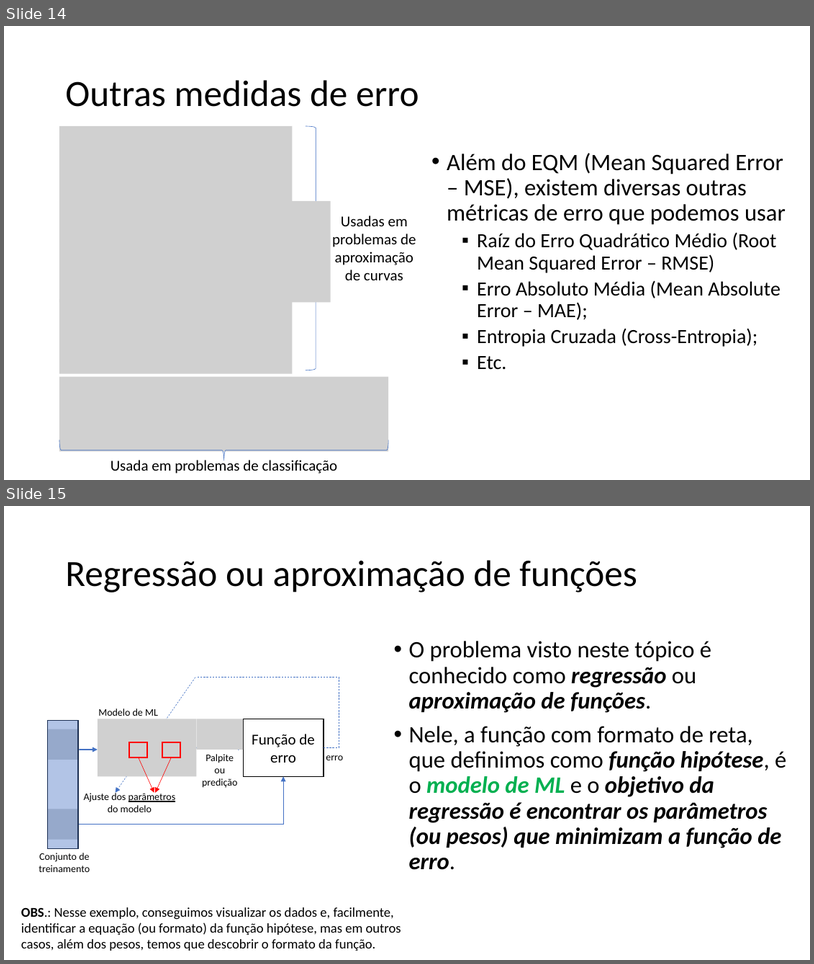
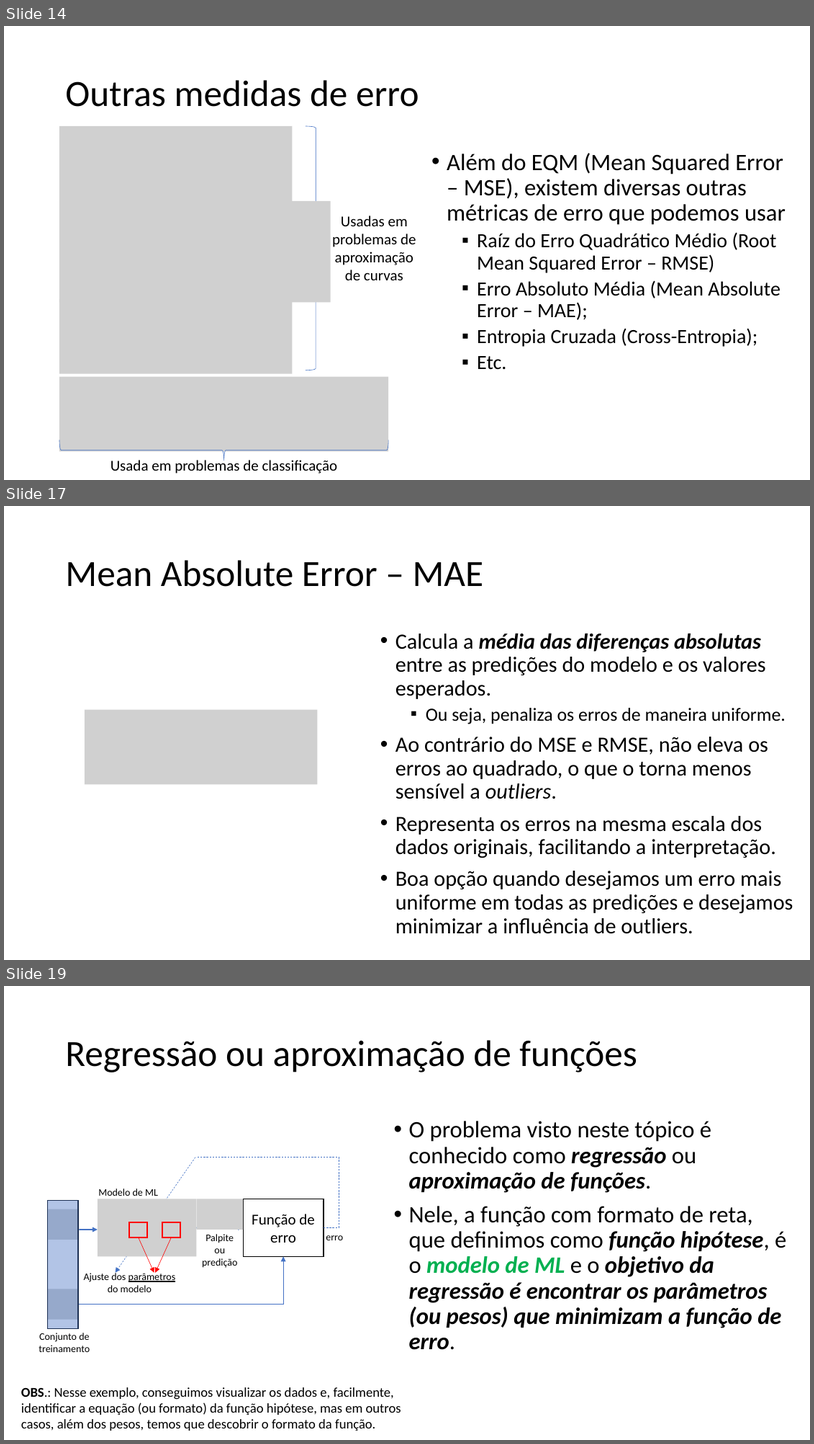
Before and after one commit to zz4fap/tp557-iot-ml, a slide deck: slides/TP557_5_Medindo_a_precisão_de_um_modelo_de_ML.pptx. Shown one above the other, each under a label of ours: slides 14 and 15 before the commit, slides 14, 17 and 19 after it; the slides between them are not shown. The pictures are 814x964 and 814x1444 pixels, drawn with LibreOffice and Linux fonts; fonts in the diff are those of the drawing; grey boxes stand for pictures. Boxes give left, top, right and bottom in pixels: in the first picture for what was removed or moved away, otherwise in the second. Text is boxed around its words. In the diff, an @@ line names an element or a change of style, - is before the commit and + after.

Commit message:
update of slides

```diff
--- a/slides/TP557_5_Medindo_a_precisão_de_um_modelo_de_ML.pptx
+++ b/slides/TP557_5_Medindo_a_precisão_de_um_modelo_de_ML.pptx
@@ slide 17 added at [4, 506, 810, 960], background #FFFFFF @@
@@ title added at [65, 560, 484, 587], 44 pt, text #000000 @@
+Mean Absolute Error – MAE
@@ text added at [396, 633, 793, 934], 25.9 pt, text #000000 @@
+• Calcula a média das diferenças absolutas entre as predições do modelo e os valores esperados.
+  ▪ Ou seja, penaliza os erros de maneira uniforme.
+• Ao contrário do MSE e RMSE, não eleva os erros ao quadrado, o que o torna menos sensível a outliers.
+• Representa os erros na mesma escala dos dados originais, facilitando a interpretação.
+• Boa opção quando desejamos um erro mais uniforme em todas as predições e desejamos minimizar a influência de outliers.
@@ picture added at [85, 709, 317, 784] @@
@@ what was slide 15 is now slide 19 @@
```
Also in this commit, not shown: 3 other slides added, 4 other files.
